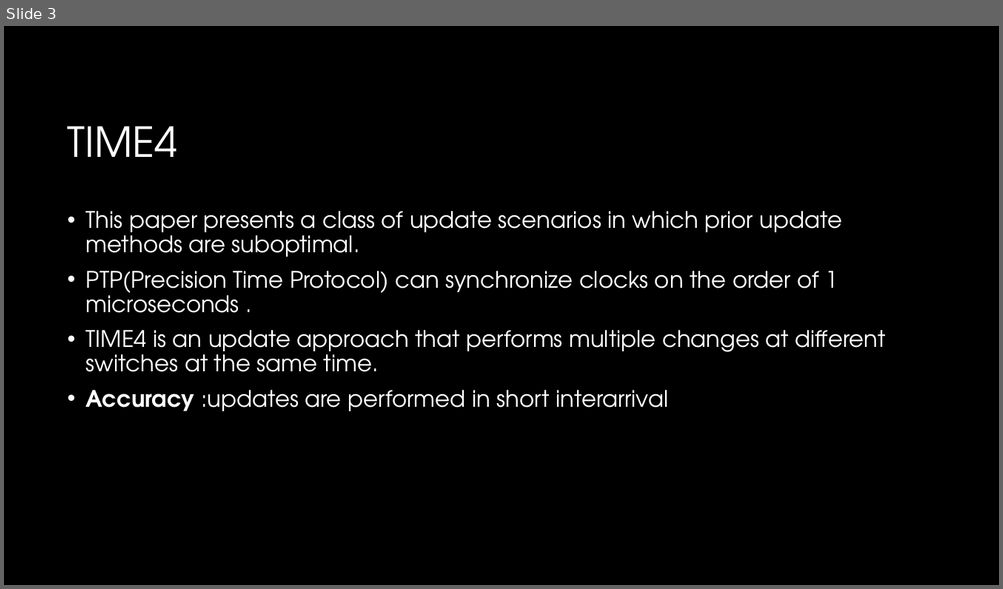
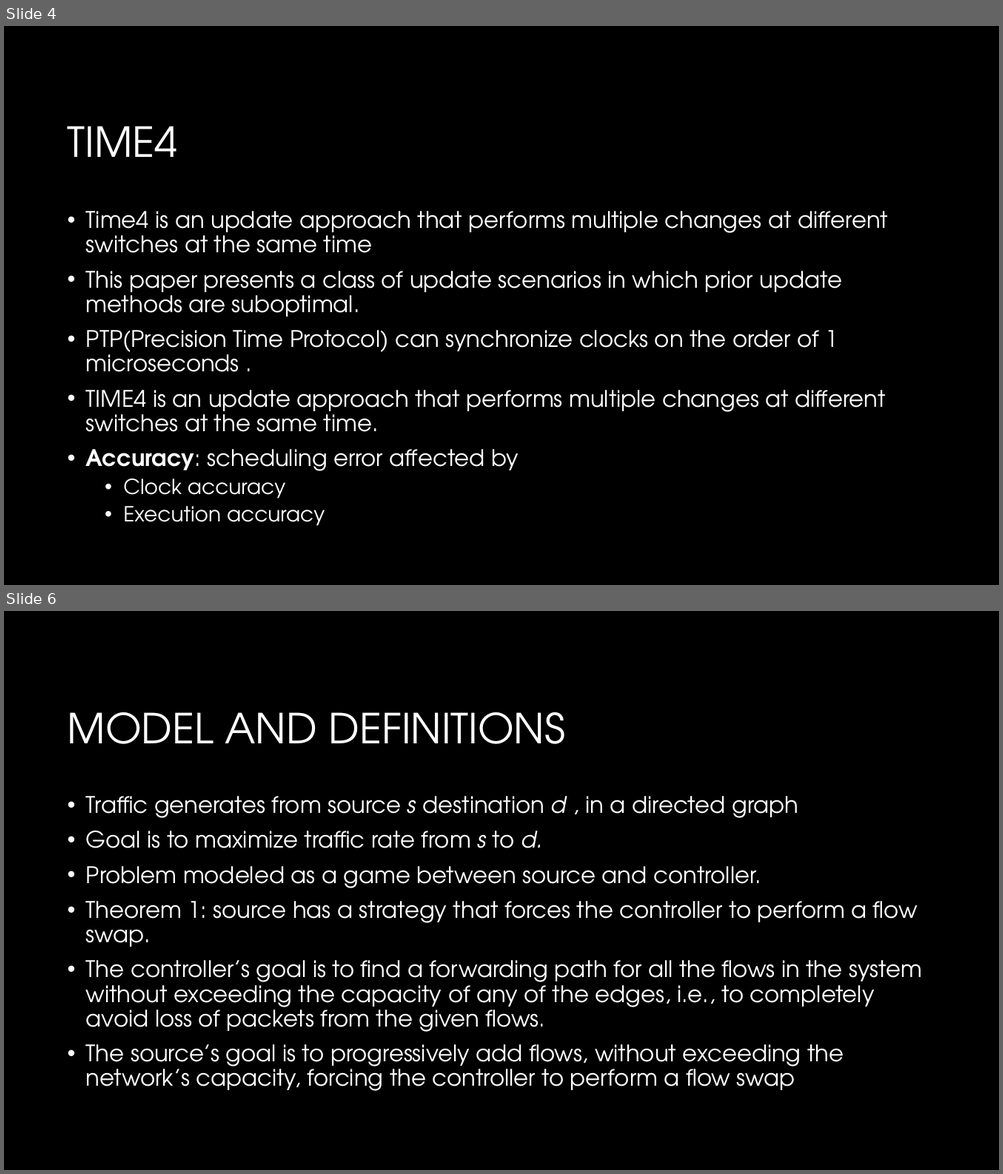
Before and after one commit to arshiarezaei/ConsistentAndFastNetworkUpdateInWirelessTimeSensitiveSoftware-DefinedNetworks, a slide deck: Presentation1.pptx. Shown one above the other, each under a label of ours: slide 3 before the commit, slides 4 and 6 after it; the slides between them are not shown. The pictures are 1003x589 and 1003x1174 pixels, drawn with LibreOffice and Linux fonts; fonts in the diff are those of the drawing; background and template pictures are left out. Boxes give left, top, right and bottom in pixels: in the first picture for what was removed or moved away, otherwise in the second. Text is boxed around its words. In the diff, an @@ line names an element or a change of style, - is before the commit and + after.

```diff
--- a/Presentation1.pptx
+++ b/Presentation1.pptx
@@ slide 6 added at [4, 611, 999, 1170], background #000000 @@
@@ title added at [68, 712, 566, 744], 40 pt, text #FFFFFF @@
+MODEL AND DEFINITIONS
@@ text added at [86, 796, 922, 1091], 22 pt, text #FFFFFF @@
+• Traffic generates from source s destination d , in a directed graph
+• Goal is to maximize traffic rate from s to d.
+• Problem modeled as a game between source and controller.
+• Theorem 1: source has a strategy that forces the controller to perform a flow swap.
+• The controller’s goal is to find a forwarding path for all the flows in the system without exceeding the capacity of any of the edges, i.e., to completely avoid loss of packets from the given flows.
+• The source’s goal is to progressively add flows, without exceeding the network’s capacity, forcing the controller to perform a flow swap
@@ what was slide 3 is now slide 4 @@
@@ slide 4 changed as well @@
@@ text at [86, 211, 888, 253]: paragraph added @@
+• Time4 is an update approach that performs multiple changes at different switches at the same time
@@ text at [86, 449, 518, 526]: text changed @@
-• Accuracy :updates are performed in short interarrival
+• Accuracy: scheduling error affected by
+  • Clock accuracy
+  • Execution accuracy
```
Also in this commit, not shown: 2 other slides changed, 8 other slides added, 2 slides removed.
